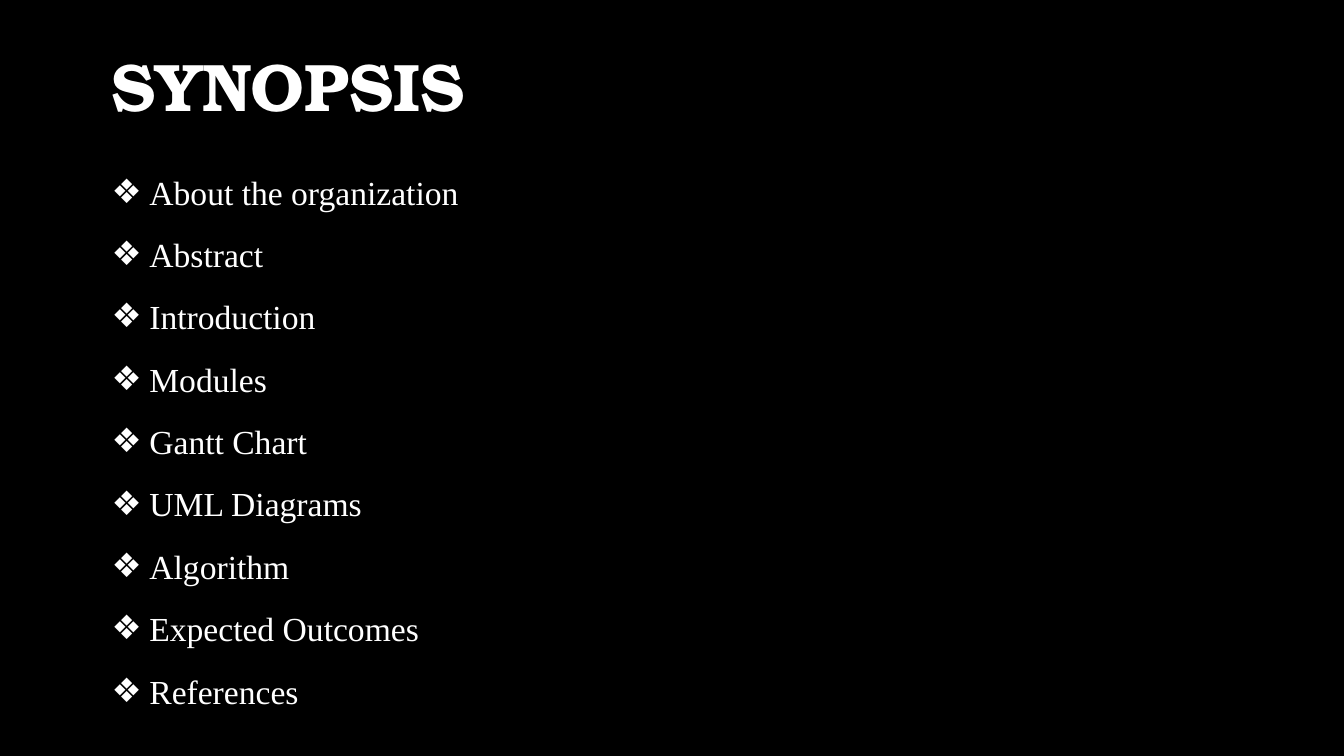
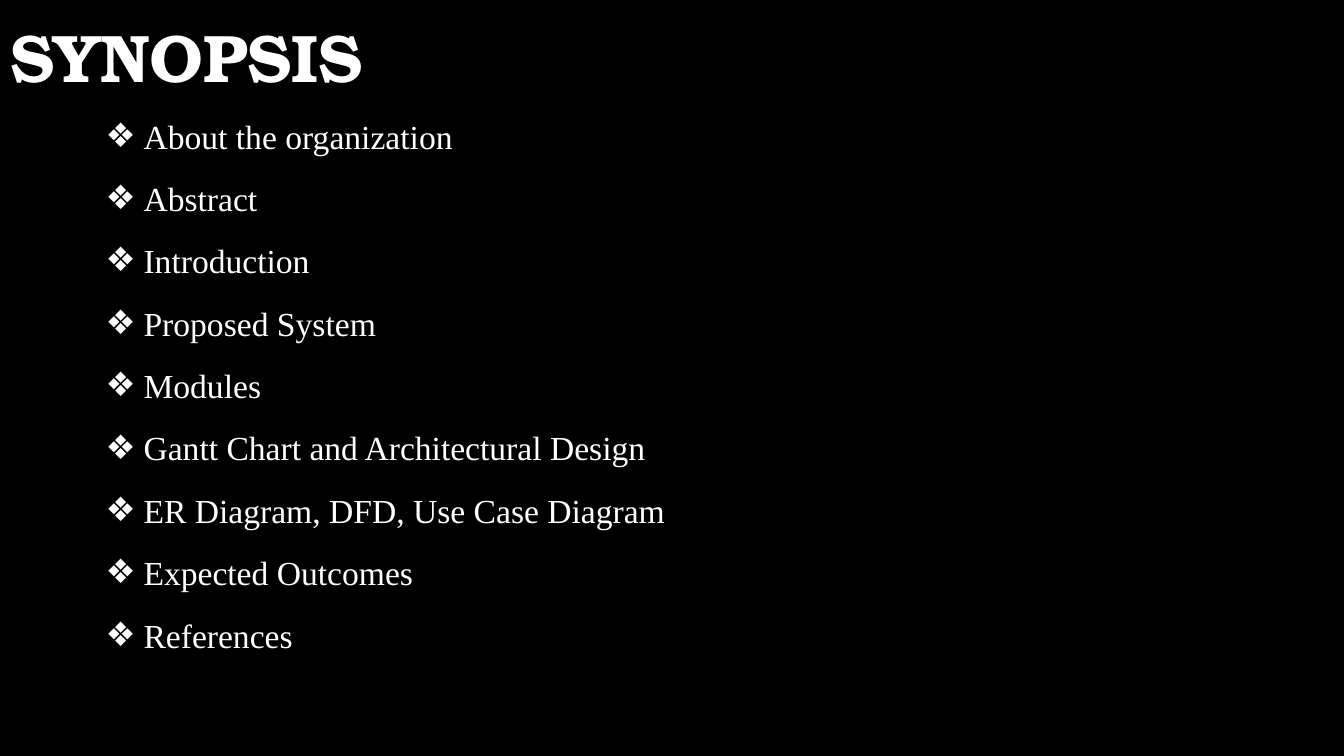
Before and after one commit to BALAJIJ-J/Review1-Documents, a slide deck: slide 2 of 20Y005-Review 1.pptx. Drawn at 1344x756 pixels with LibreOffice and Linux fonts; fonts in the diff are those of the drawing; background and template pictures are left out. Boxes give left, top, right and bottom in pixels: in the first picture for what was removed or moved away, otherwise in the second. Text is boxed around its words. In the diff, an @@ line names an element or a change of style, - is before the commit and + after.

```diff
--- a/20Y005-Review 1.pptx
+++ b/20Y005-Review 1.pptx
@@ title "SYNOPSIS" moved from (x1=112, y1=64, x2=465, y2=112) to (x1=10, y1=35, x2=363, y2=83) @@
@@ subtitle "About the organization" moved from (x1=149, y1=181, x2=458, y2=705) to (x1=144, y1=125, x2=664, y2=649) @@
@@ subtitle at (x1=144, y1=312, x2=376, y2=342): paragraph added @@
+❖ Proposed System
@@ subtitle at (x1=144, y1=436, x2=664, y2=529): text changed @@
-❖ Gantt Chart
-❖ UML Diagrams
-❖ Algorithm
+❖ Gantt Chart and Architectural Design
+❖ ER Diagram, DFD, Use Case Diagram
```
Also in this commit, not shown: 5 other slides changed, 8 slides added, 2 slides removed, 3 other files.
